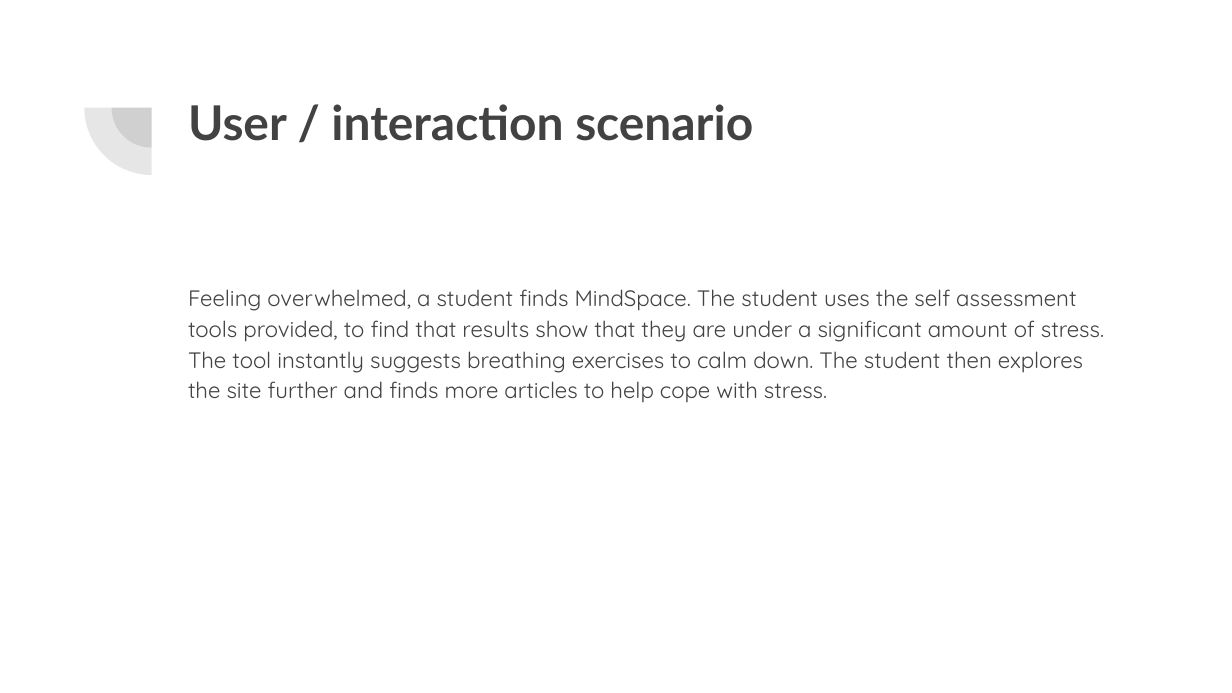
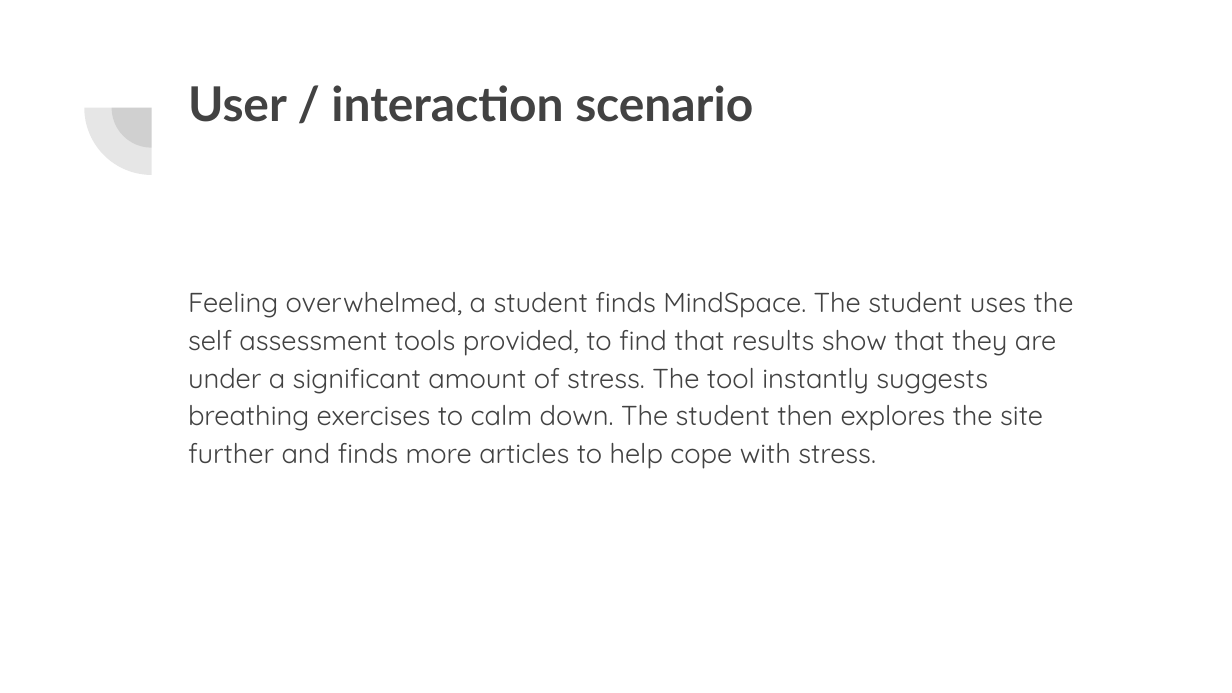
Before and after one commit to ziadprog/ISTE240-Project-Group-6, a slide deck: slide 5 of ISTE Project PPT Group 6.pptx. Drawn at 1232x693 pixels with LibreOffice and Linux fonts; fonts in the diff are those of the drawing. Boxes give left, top, right and bottom in pixels: in the first picture for what was removed or moved away, otherwise in the second. Text is boxed around its words. In the diff, an @@ line names an element or a change of style, - is before the commit and + after.

```diff
--- a/ISTE Project PPT Group 6.pptx
+++ b/ISTE Project PPT Group 6.pptx
@@ title "User / interaction scenario": place and size @@
-title "User / interaction scenario" at <box>188,104,753,141</box>
+title "User / interaction scenario" at <box>188,85,753,122</box>
@@ text "Feeling overwhelmed, a student finds ..." at <box>188,292,1074,469</box>: size 13 to 16 pt @@
```
Also in this commit, not shown: 3 other slides changed.
